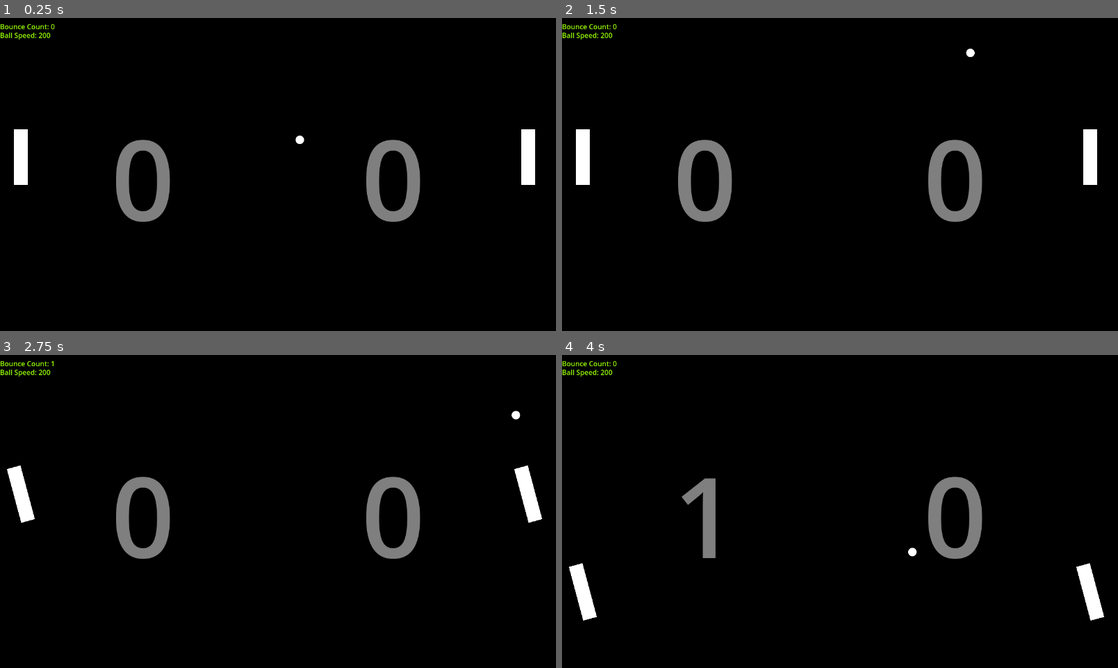
Above: before the commit, frames 1-4 (two rows, left to right).
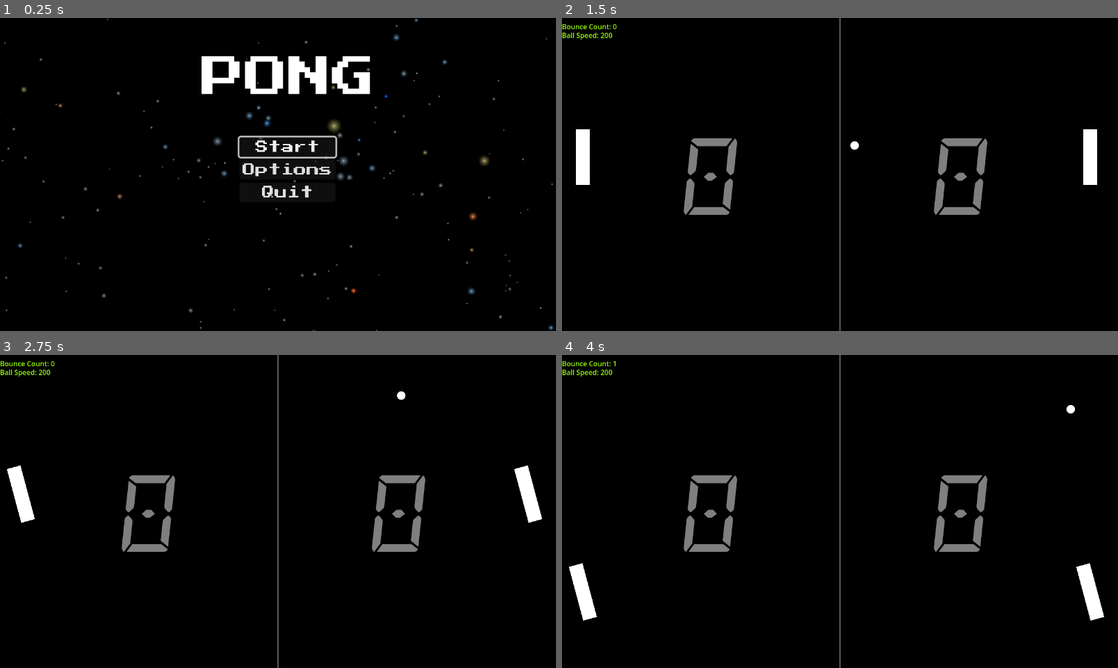
Above: after the commit, the same moments.

Repository: thejacer87/Pong
Game: Godot game, scene res://MainMenu/MainMenu.tscn
Two runs of this game, one before a commit and one after it. Both use one fixed random seed, a clock stepped at 60 frames per second and the inputs below. Before the commit the project starts from res://Main.tscn.
Inputs (mouse positions are in pixels of both pictures, inside the frame that each line leads up to):
- Up to frame 1 (0.25 s): no input
- Up to frame 2 (1.5 s): click (851, 168) at 0.5 s, where only the run after the commit has a clickable "Options"; click (851, 146) at 1.25 s, where only the run after the commit has a clickable "Start"
- Up to frame 3 (2.75 s): hold A (paddle_rotate_up) from 2.03 s (still down); hold Space (smack) from 2.03 s (still down)
- Up to frame 4 (4 s): release A (paddle_rotate_up) at 2.78 s; release Space (smack) at 2.78 s; hold S (paddle_down) 2.78-3.53 s; tap Space (smack) at 2.85 s; hold A (paddle_rotate_up) from 3.53 s (still down); hold Space (smack) from 3.53 s (still down)

The runs differ from the first frame. In frame 1, 7.7% of the frame differs, in the area x 0-100%, y 0-100%; in frame 2, 2.7%; in frame 3, 2.8%; in frame 4, 2.8%.

Commit message:
Main menu and fonts (#5)
* wip

* add paddle shift

* Adds ball speed modifier based on number of bounces

* Adds paddle smack animation

* fix animation

* another anim fix

* Smacking alright

* Adds fonts, main screen divider, mainmenu

* Update MainMenu.gd

Co-authored-by: thejacer87 <jacebennest87@gmail.com>
Co-authored-by: mdupree <mdupree@acromedia.com>

Diff:
--- /dev/null
+++ b/MainMenu/MainMenu.gd
@@ -0,0 +1,18 @@
+extends Control
+
+
+# Called when the node enters the scene tree for the first time.
+func _ready():
+	$VBoxContainer/StartButton.grab_focus()
+
+
+func _on_start_button_pressed():
+	get_tree().change_scene_to_file("res://Main.tscn")
+
+
+func _on_options_button_pressed():
+	pass # Replace with function body.
+
+
+func _on_quit_button_pressed():
+	get_tree().quit()
--- /dev/null
+++ b/MainMenu/MainMenu.tscn
@@ -0,0 +1,84 @@
+[gd_scene load_steps=4 format=3 uid="uid://cac0imwvfudqj"]
+
+[ext_resource type="Script" path="res://MainMenu/MainMenu.gd" id="1_7c3jp"]
+[ext_resource type="Texture2D" uid="uid://dggaom4colwhy" path="res://assets/background/NGC_6087.jpg" id="3_od7as"]
+[ext_resource type="FontFile" uid="uid://dv6ugfdmiq64g" path="res://assets/PressStart2P-Regular.ttf" id="3_yx3d3"]
+
+[node name="MainMenu" type="Control"]
+layout_mode = 3
+anchors_preset = 15
+anchor_right = 1.0
+anchor_bottom = 1.0
+script = ExtResource("1_7c3jp")
+
+[node name="TextureRect" type="TextureRect" parent="."]
+layout_mode = 0
+offset_left = -3.05176e-05
+offset_right = 1974.0
+offset_bottom = 1458.0
+scale = Vector2(0.680001, 0.680001)
+texture = ExtResource("3_od7as")
+
+[node name="VBoxContainer2" type="VBoxContainer" parent="."]
+layout_mode = 0
+offset_left = 464.0
+offset_top = 88.0
+offset_right = 864.0
+offset_bottom = 191.0
+
+[node name="Label" type="Label" parent="VBoxContainer2"]
+layout_mode = 2
+offset_right = 400.0
+offset_bottom = 103.0
+theme_override_colors/font_color = Color(1, 1, 1, 1)
+theme_override_colors/font_outline_color = Color(1, 1, 1, 1)
+theme_override_fonts/font = ExtResource("3_yx3d3")
+theme_override_font_sizes/font_size = 100
+text = "PONG"
+vertical_alignment = 1
+
+[node name="VBoxContainer" type="VBoxContainer" parent="."]
+layout_mode = 1
+anchors_preset = 8
+anchor_left = 0.5
+anchor_top = 0.5
+anchor_right = 0.5
+anchor_bottom = 0.5
+offset_left = -64.0
+offset_top = -104.0
+offset_right = 6.0
+offset_bottom = -3.0
+grow_horizontal = 2
+grow_vertical = 2
+scale = Vector2(1.84435, 1.86384)
+alignment = 1
+
+[node name="StartButton" type="Button" parent="VBoxContainer"]
+layout_mode = 2
+offset_top = 10.0
+offset_right = 120.0
+offset_bottom = 34.0
+focus_neighbor_top = NodePath("../QuitButton")
+theme_override_fonts/font = ExtResource("3_yx3d3")
+text = "Start"
+
+[node name="OptionsButton" type="Button" parent="VBoxContainer"]
+layout_mode = 2
+offset_top = 38.0
+offset_right = 120.0
+offset_bottom = 62.0
+theme_override_fonts/font = ExtResource("3_yx3d3")
+text = "Options"
+
+[node name="QuitButton" type="Button" parent="VBoxContainer"]
+layout_mode = 2
+offset_top = 66.0
+offset_right = 120.0
+offset_bottom = 90.0
+focus_neighbor_bottom = NodePath("../StartButton")
+theme_override_fonts/font = ExtResource("3_yx3d3")
+text = "Quit"
+
+[connection signal="pressed" from="VBoxContainer/StartButton" to="." method="_on_start_button_pressed"]
+[connection signal="pressed" from="VBoxContainer/OptionsButton" to="." method="_on_options_button_pressed"]
+[connection signal="pressed" from="VBoxContainer/QuitButton" to="." method="_on_quit_button_pressed"]
--- a/UI.tscn
+++ b/UI.tscn
@@ -1,12 +1,15 @@
-[gd_scene load_steps=4 format=3 uid="uid://0t7fdjjkiswj"]
+[gd_scene load_steps=5 format=3 uid="uid://0t7fdjjkiswj"]
 
 [ext_resource type="Script" path="res://UI.gd" id="1_pg2c5"]
+[ext_resource type="FontFile" uid="uid://bitfu54c1daf4" path="res://assets/font/frozen-crystal-font/FrozenCrystal-Z34x.otf" id="2_hd52x"]
 
-[sub_resource type="SystemFont" id="SystemFont_mfatv"]
-subpixel_positioning = 0
+[sub_resource type="LabelSettings" id="LabelSettings_n4yqw"]
+font = ExtResource("2_hd52x")
+font_size = 256
+font_color = Color(1, 1, 1, 0.498039)
 
 [sub_resource type="LabelSettings" id="LabelSettings_jleoi"]
-font = SubResource("SystemFont_mfatv")
+font = ExtResource("2_hd52x")
 font_size = 256
 font_color = Color(1, 1, 1, 0.498039)
 
@@ -26,10 +29,11 @@
 offset_bottom = 544.0
 
 [node name="Score" type="Label" parent="MarginContainer"]
-offset_right = 146.0
-offset_bottom = 352.0
+offset_top = 46.0
+offset_right = 153.0
+offset_bottom = 306.0
 text = "0"
-label_settings = SubResource("LabelSettings_jleoi")
+label_settings = SubResource("LabelSettings_n4yqw")
 horizontal_alignment = 2
 vertical_alignment = 1
 
@@ -40,9 +44,17 @@
 offset_bottom = 544.0
 
 [node name="Score" type="Label" parent="MarginContainer2"]
-offset_right = 146.0
-offset_bottom = 352.0
+offset_top = 46.0
+offset_right = 153.0
+offset_bottom = 306.0
 text = "0"
 label_settings = SubResource("LabelSettings_jleoi")
 horizontal_alignment = 2
 vertical_alignment = 1
+
+[node name="Divider" type="Line2D" parent="."]
+position = Vector2(640, 0)
+scale = Vector2(1, 28.72)
+points = PackedVector2Array(0, 26.4624, 0, 0)
+width = 2.0
+default_color = Color(1, 1, 1, 0.498039)
--- a/project.godot
+++ b/project.godot
@@ -27,7 +27,7 @@
 [application]
 
 config/name="Pong"
-run/main_scene="res://Main.tscn"
+run/main_scene="res://MainMenu/MainMenu.tscn"
 config/features=PackedStringArray("4.0", "Forward Plus")
 config/icon="res://icon.svg"
 
@@ -68,6 +68,18 @@
 "events": [Object(InputEventKey,"resource_local_to_scene":false,"resource_name":"","device":0,"window_id":0,"alt_pressed":false,"shift_pressed":false,"ctrl_pressed":false,"meta_pressed":false,"pressed":false,"keycode":0,"physical_keycode":32,"unicode":0,"echo":false,"script":null)
 ]
 }
+ui_nav_up={
+"deadzone": 0.5,
+"events": [Object(InputEventKey,"resource_local_to_scene":false,"resource_name":"","device":0,"window_id":0,"alt_pressed":false,"shift_pressed":false,"ctrl_pressed":false,"meta_pressed":false,"pressed":false,"keycode":0,"physical_keycode":4194320,"unicode":0,"echo":false,"script":null)
+, Object(InputEventKey,"resource_local_to_scene":false,"resource_name":"","device":0,"window_id":0,"alt_pressed":false,"shift_pressed":false,"ctrl_pressed":false,"meta_pressed":false,"pressed":false,"keycode":0,"physical_keycode":87,"unicode":0,"echo":false,"script":null)
+]
+}
+ui_nav_down={
+"deadzone": 0.5,
+"events": [Object(InputEventKey,"resource_local_to_scene":false,"resource_name":"","device":0,"window_id":0,"alt_pressed":false,"shift_pressed":false,"ctrl_pressed":false,"meta_pressed":false,"pressed":false,"keycode":0,"physical_keycode":4194322,"unicode":0,"echo":false,"script":null)
+, Object(InputEventKey,"resource_local_to_scene":false,"resource_name":"","device":0,"window_id":0,"alt_pressed":false,"shift_pressed":false,"ctrl_pressed":false,"meta_pressed":false,"pressed":false,"keycode":0,"physical_keycode":83,"unicode":0,"echo":false,"script":null)
+]
+}
 
 [layer_names]
 
Not shown, added: assets/FrozenCrystalAcademy-J787.otf.import
Binary file added: assets/PressStart2P-Regular.ttf
Not shown, added: assets/PressStart2P-Regular.ttf.import
Binary file added: assets/background/MenuBackground.gif
Binary file added: assets/background/NGC_6087.jpg
Not shown, added: assets/background/NGC_6087.jpg.import
Binary file added: assets/font/frozen-crystal-font/FrozenCrystal-Z34x.otf
Not shown, added: assets/font/frozen-crystal-font/FrozenCrystal-Z34x.otf.import
Not shown, added: assets/font/frozen-crystal-font/FrozenCrystal3D-VaL6.otf.import
Not shown, added: assets/font/frozen-crystal-font/FrozenCrystalAcademy-J787.otf.import
Not shown, added: assets/font/frozen-crystal-font/FrozenCrystalBold-G21m.otf.import
Not shown, added: assets/font/frozen-crystal-font/FrozenCrystalChrome-jzGl.otf.import
(and 12 more such lines)
